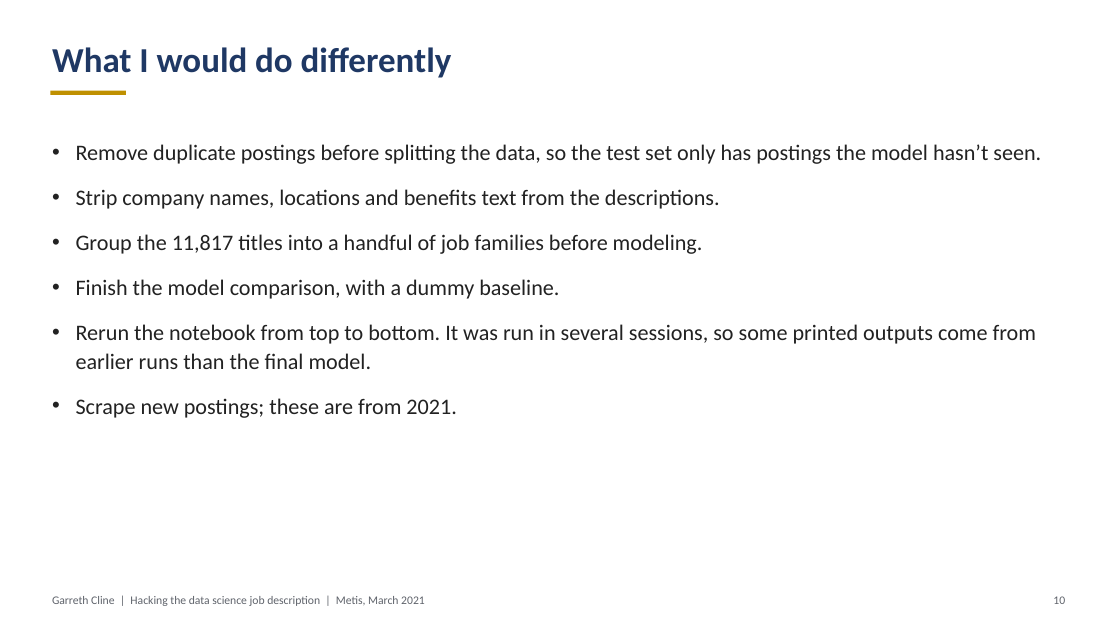
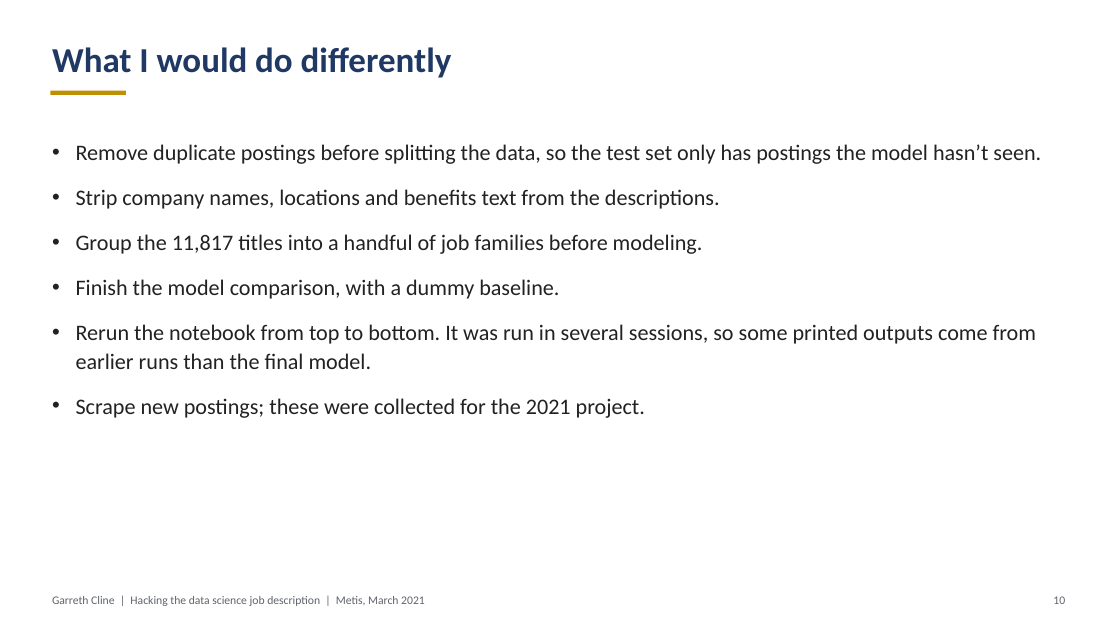
Before and after one commit to garrethcline/Hacking-the-Data-Science-Job-Description, a slide deck: slide 10 of Project 5 Presentation.pptx. Drawn at 1120x630 pixels with LibreOffice and Linux fonts; fonts in the diff are those of the drawing. Boxes give left, top, right and bottom in pixels: in the first picture for what was removed or moved away, otherwise in the second. Text is boxed around its words. In the diff, an @@ line names an element or a change of style, - is before the commit and + after.

```diff
--- a/Project 5 Presentation.pptx
+++ b/Project 5 Presentation.pptx
@@ text at bbox=[76, 398, 645, 418]: text changed @@
-• Scrape new postings; these are from 2021.
+• Scrape new postings; these were collected for the 2021 project.
```
Also in this commit, not shown: 5 other slides changed, 2 other files.
